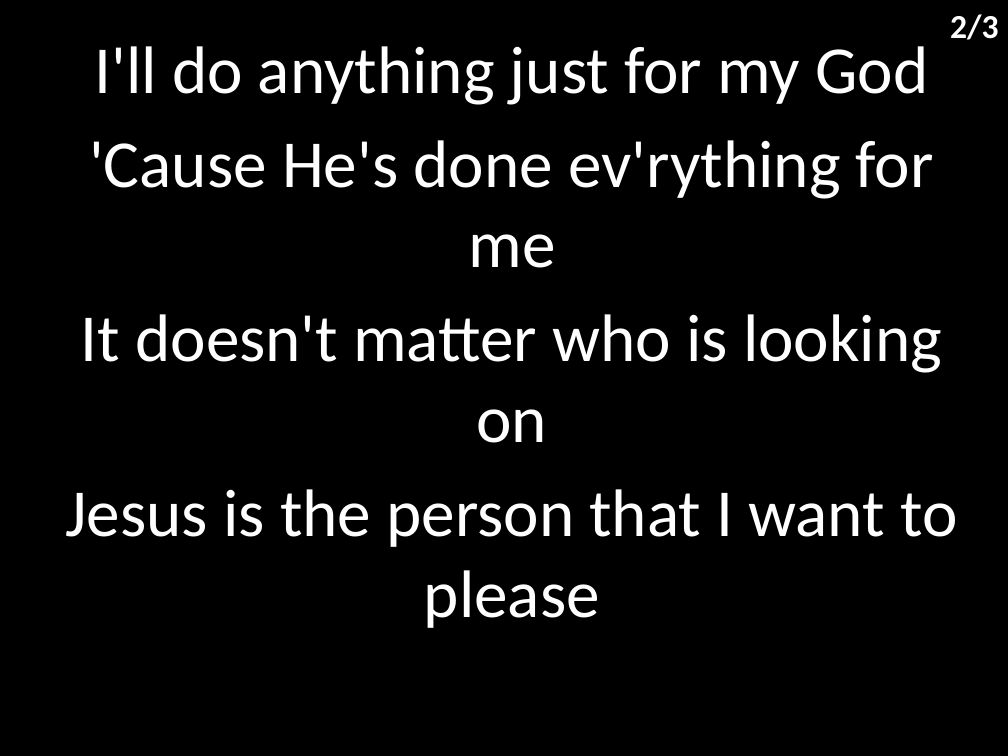
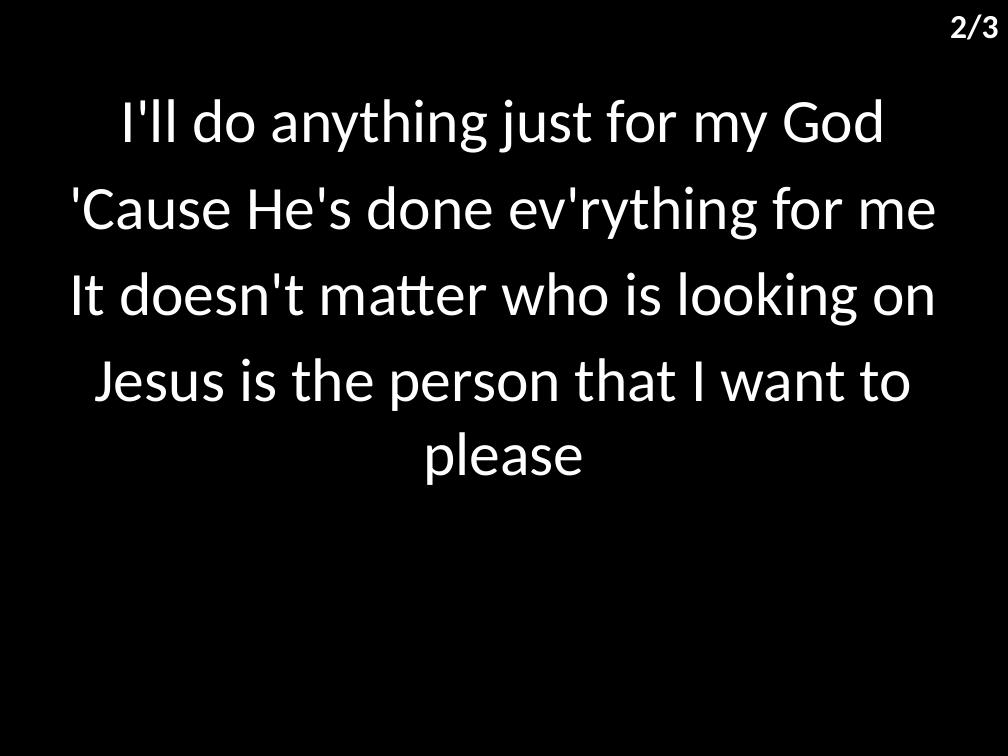
Before and after one commit to hoo-are-ya/worship, a slide deck: slide 3 of docs/songs/i reach up high.pptx. Drawn at 1008x756 pixels with LibreOffice and Linux fonts; fonts in the diff are those of the drawing. Boxes give left, top, right and bottom in pixels: in the first picture for what was removed or moved away, otherwise in the second. Text is boxed around its words. In the diff, an @@ line names an element or a change of style, - is before the commit and + after.

```diff
--- a/docs/songs/i reach up high.pptx
+++ b/docs/songs/i reach up high.pptx
@@ subtitle "I'll do anything just for ...": place and size @@
-subtitle "I'll do anything just for ..." at (66,46,957,628)
+subtitle "I'll do anything just for ..." at (69,99,938,485)
@@ subtitle "I'll do anything just for ..." at (69,99,938,485): size 48 to 44 pt @@
```
Also in this commit, not shown: 2 other slides changed, 7 other files.
